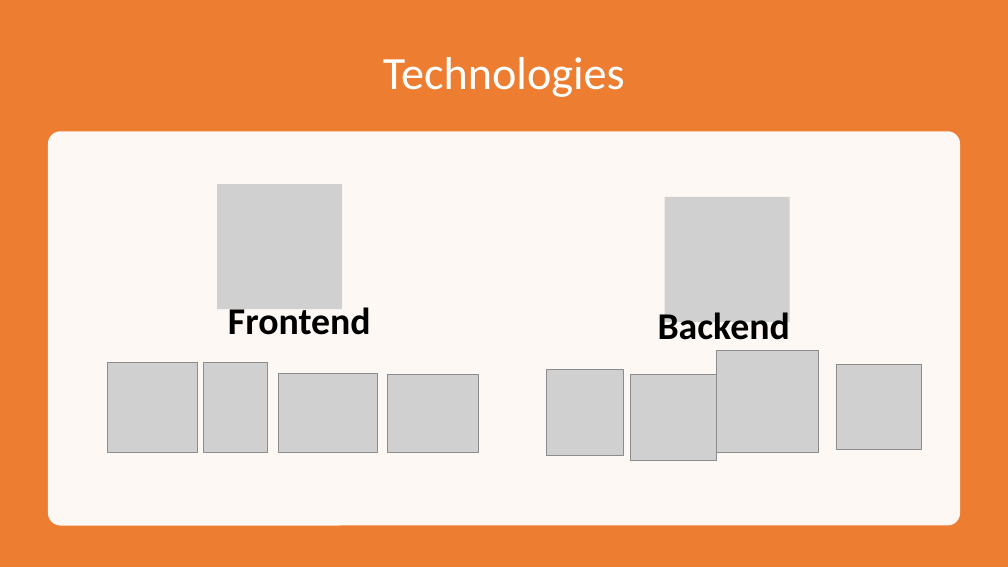
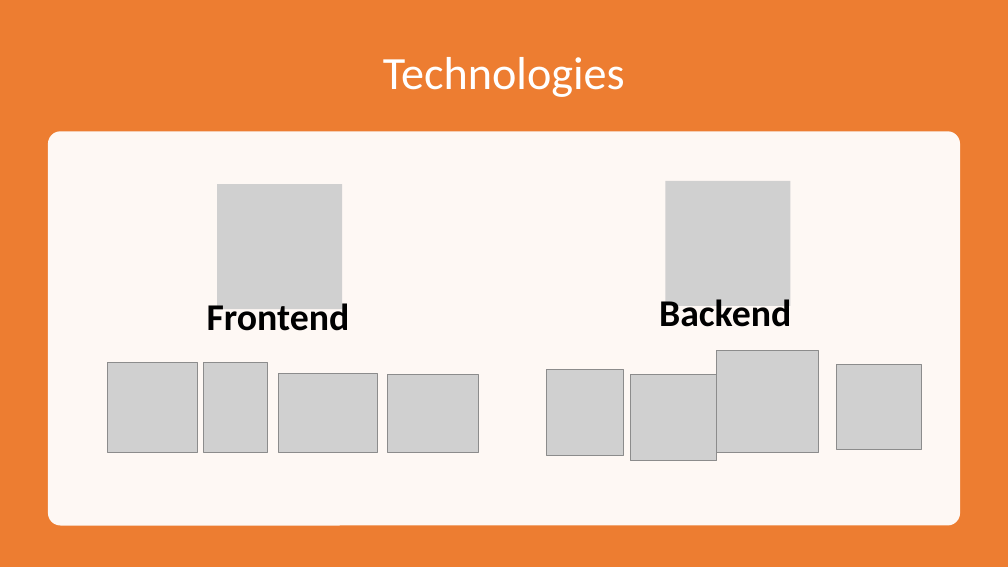
Before and after one commit to keira-mclean/capstone-cjk-be, a slide deck: slide 5 of Capstone3_CJK.pptx (slide 4 before the commit). Drawn at 1008x567 pixels with LibreOffice and Linux fonts; fonts in the diff are those of the drawing; grey boxes stand for pictures. Boxes give left, top, right and bottom in pixels: in the first picture for what was removed or moved away, otherwise in the second. Text is boxed around its words. In the diff, an @@ line names an element or a change of style, - is before the commit and + after.

```diff
--- a/Capstone3_CJK.pptx
+++ b/Capstone3_CJK.pptx
@@ picture: place and size @@
-picture at (665, 197, 789, 321)
+picture at (665, 181, 790, 306)
@@ text "Frontend" rewrapped from (228, 303, 371, 335) to (207, 303, 350, 330) @@
@@ text "Backend": place and size @@
-text "Backend" at (658, 307, 790, 348)
+text "Backend" at (659, 294, 791, 335)
```
Also in this commit, not shown: 2 other slides changed, 1 slide added.
